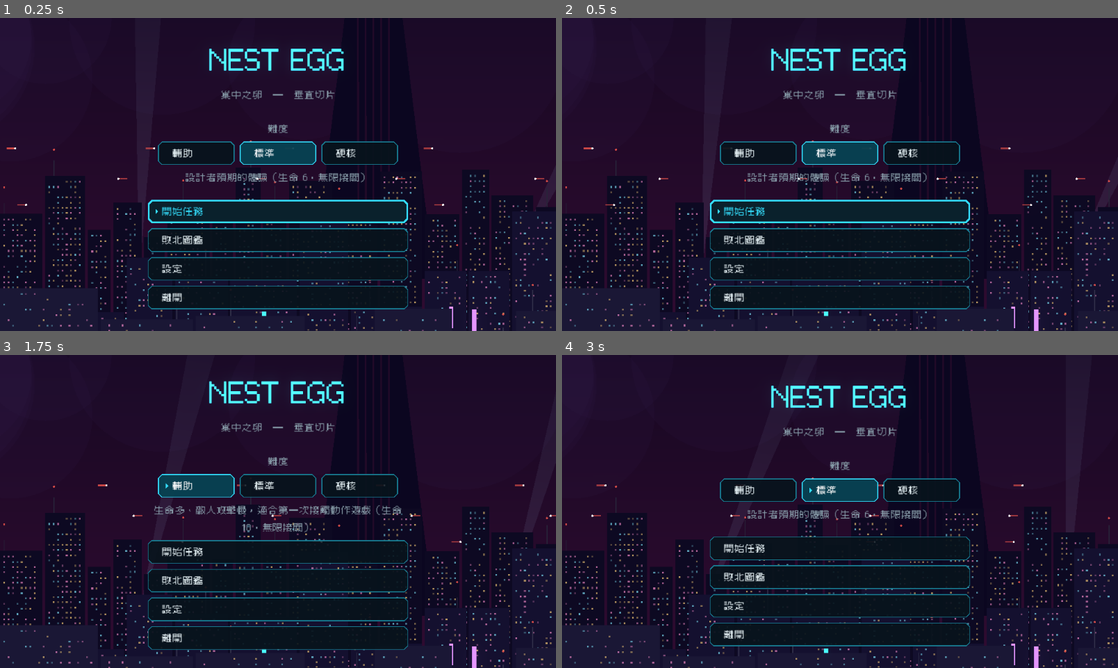
Above: before the commit, frames 1-4 (two rows, left to right).
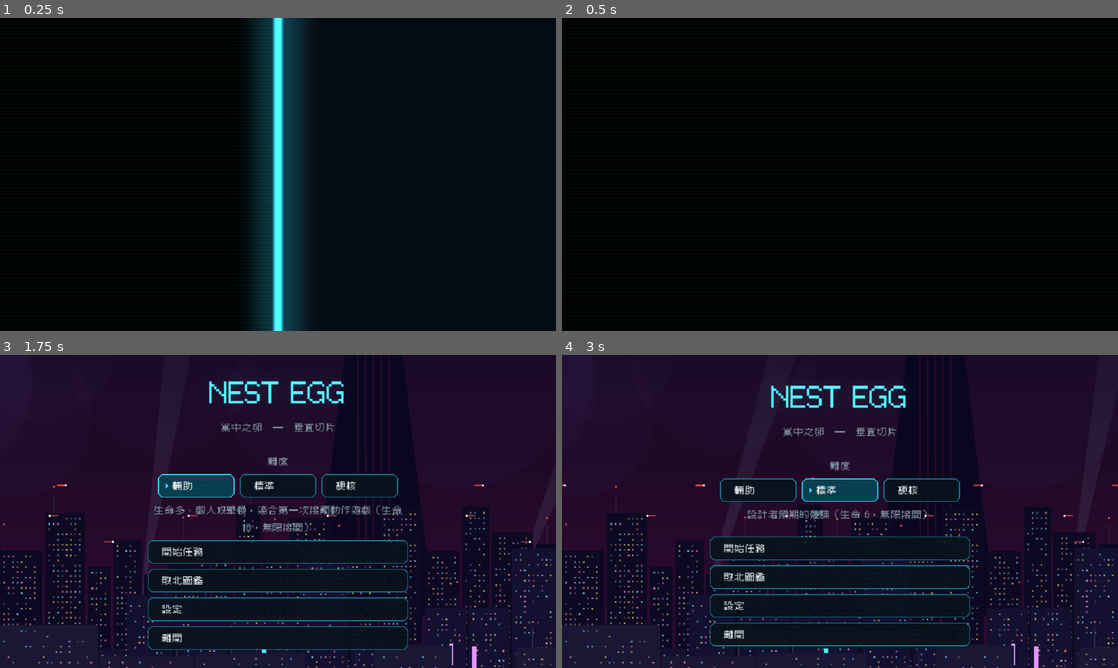
Above: after the commit, the same moments.

Repository: deadline314/Nest-Egg
Game: Godot game, scene res://scenes/main.tscn
Two runs of this game, one before a commit and one after it. Both use one fixed random seed, a clock stepped at 60 frames per second and the inputs below.
Inputs (mouse positions are in pixels of both pictures, inside the frame that each line leads up to):
- Up to frame 1 (0.25 s): no input
- Up to frame 2 (0.5 s): no input
- Up to frame 3 (1.75 s): click (194, 489) at 0.5 s, where only the run before the commit has a clickable "輔助"; click "輔助" at 1.25 s
- Up to frame 4 (3 s): click "標準" at 2 s; click "標準" at 2.75 s

The runs differ from the first frame. In frame 1, 74% of the frame differs, in the area x 0-100%, y 0-100%; in frame 2, 95%; in frame 3, 0.2%; in frame 4, 0.2%.

Commit message:
[NE-37] 加入畫面轉場系統

Diff:
--- /dev/null
+++ b/autoload/transition.gd
@@ -0,0 +1,211 @@
+extends Node
+## 畫面轉場服務：任何畫面都可以「蓋住 → 換內容 → 揭開」。
+## 用法：await Transition.play(Transition.Kind.SCAN, func() -> void: _swap_screen())
+## 轉場期間遊戲暫停、輸入鎖定；按任意鍵可加速。同時只會有一個轉場，重複呼叫時直接執行內容切換。
+## 無頭模式（測試）預設瞬間完成；測試轉場本身時把 instant 設為 false。
+
+enum Kind { FADE, FADE_WHITE, IRIS, SCAN, GLITCH, ELEVATOR, BLINDS }
+
+signal covered
+signal finished
+
+const LAYER := 100
+## 各轉場「蓋住」或「揭開」單程的預設秒數。死亡重來（GLITCH）總長 0.7 秒。
+const DEFAULT_TIME: Dictionary[int, float] = {
+	Kind.FADE: 0.45, Kind.FADE_WHITE: 0.35, Kind.IRIS: 0.5, Kind.SCAN: 0.5,
+	Kind.GLITCH: 0.35, Kind.ELEVATOR: 0.7, Kind.BLINDS: 0.45,
+}
+const SKIP_SPEED := 4.0
+const CAPTION_FADE := 0.15
+
+var instant: bool = false
+var _layer: CanvasLayer
+var _rect: ColorRect
+var _caption: Label
+var _material: ShaderMaterial
+var _active := false
+var _speed := 1.0
+var _paused_before := false
+
+
+func _ready() -> void:
+	process_mode = Node.PROCESS_MODE_ALWAYS
+	instant = DisplayServer.get_name() == "headless"
+	_layer = CanvasLayer.new()
+	_layer.layer = LAYER
+	_layer.process_mode = Node.PROCESS_MODE_ALWAYS
+	add_child(_layer)
+	var shader := load("res://ui/transition/transition.gdshader") as Shader
+	_rect = ColorRect.new()
+	_rect.set_anchors_preset(Control.PRESET_FULL_RECT)
+	_rect.mouse_filter = Control.MOUSE_FILTER_STOP
+	_rect.visible = false
+	if shader != null:
+		_material = ShaderMaterial.new()
+		_material.shader = shader
+		_rect.material = _material
+	else:
+		push_error("[Transition] 找不到轉場 shader，改用單色淡入淡出。")
+		_rect.color = Color.BLACK
+	_layer.add_child(_rect)
+	_caption = UiKit.label("", UiKit.FS_TITLE, Palette.UI_TEXT, HORIZONTAL_ALIGNMENT_CENTER)
+	_caption.set_anchors_preset(Control.PRESET_FULL_RECT)
+	_caption.vertical_alignment = VERTICAL_ALIGNMENT_CENTER
+	_caption.modulate.a = 0.0
+	_rect.add_child(_caption)
+	set_process_input(false)
+
+
+func is_active() -> bool:
+	return _active
+
+
+## 蓋住 → 執行 on_covered（換畫面）→ 揭開。on_covered 可以是會 await 的函式。
+## center 是光圈中心（0 到 1 的螢幕比例）；caption 在完全蓋住時顯示一行字。
+func play(kind: Kind, on_covered: Callable, duration := -1.0, center := Vector2(0.5, 0.5),
+		caption := "", hold := 0.0) -> void:
+	if instant or _active or not is_inside_tree():
+		await _run(on_covered)
+		return
+	kind = _resolve_kind(kind)
+	var half: float = duration if duration > 0.0 else _default_time(kind)
+	_begin()
+	await _sweep(kind, half, center, true)
+	_set_caption(caption)
+	covered.emit()
+	await _run(on_covered)
+	# 換畫面時關卡可能解除暫停；揭開前再鎖一次，揭開完才還原。
+	get_tree().paused = true
+	if hold > 0.0:
+		await _wait(hold)
+	await _sweep(kind, half, center, false)
+	_set_caption("")
+	_end()
+
+
+## 只蓋住（例如演出開頭）；之後用 reveal 揭開。
+func cover(kind: Kind, duration := -1.0, center := Vector2(0.5, 0.5), caption := "") -> void:
+	if instant or _active or not is_inside_tree():
+		return
+	kind = _resolve_kind(kind)
+	_begin()
+	await _sweep(kind, duration if duration > 0.0 else _default_time(kind), center, true)
+	_set_caption(caption)
+	covered.emit()
+	# 蓋住期間維持 _active，直到 reveal。
+
+
+func reveal(kind: Kind, duration := -1.0, center := Vector2(0.5, 0.5)) -> void:
+	if not _active:
+		return
+	kind = _resolve_kind(kind)
+	await _sweep(kind, duration if duration > 0.0 else _default_time(kind), center, false)
+	_set_caption("")
+	_end()
+
+
+## 立刻清掉轉場（場景被強制替換、或測試收尾時用）。
+func abort() -> void:
+	if not _active:
+		return
+	_set_caption("")
+	_end()
+
+
+func _input(event: InputEvent) -> void:
+	if not _active:
+		return
+	if event is InputEventKey or event is InputEventMouseButton or event is InputEventJoypadButton:
+		if event.is_pressed():
+			_speed = SKIP_SPEED
+	get_viewport().set_input_as_handled()
+
+
+func _begin() -> void:
+	_active = true
+	_speed = 1.0
+	_paused_before = get_tree().paused
+	get_tree().paused = true
+	_rect.visible = true
+	set_process_input(true)
+	_set_progress(0.0, 0.0)
+
+
+func _end() -> void:
+	_active = false
+	_rect.visible = false
+	set_process_input(false)
+	get_tree().paused = _paused_before
+	finished.emit()
+
+
+func _run(callback: Callable) -> void:
+	if callback.is_valid():
+		await callback.call()
+
+
+## 減少閃光：雜訊與閃白降級成淡入淡出。
+func _resolve_kind(kind: Kind) -> Kind:
+	if Settings.get_reduce_flashes() and (kind == Kind.GLITCH or kind == Kind.FADE_WHITE):
+		return Kind.FADE
+	return kind
+
+
+func _sweep(kind: Kind, seconds: float, center: Vector2, closing: bool) -> void:
+	_configure(kind, center, closing)
+	var from := 0.0 if closing else 1.0
+	var to := 1.0 if closing else 0.0
+	var elapsed := 0.0
+	var total := maxf(seconds, 0.01)
+	while elapsed < total:
+		var delta := get_process_delta_time() * _speed
+		elapsed += delta
+		var t := clampf(elapsed / total, 0.0, 1.0)
+		_set_progress(lerpf(from, to, _ease(t)), elapsed)
+		await get_tree().process_frame
+		if not is_inside_tree():
+			return
+	_set_progress(to, elapsed)
+
+
+func _wait(seconds: float) -> void:
+	var left := seconds
+	while left > 0.0 and is_inside_tree():
+		left -= get_process_delta_time() * _speed
+		await get_tree().process_frame
+
+
+static func _default_time(kind: Kind) -> float:
+	return DEFAULT_TIME.get(kind, 0.5)
+
+
+static func _ease(t: float) -> float:
+	return t * t * (3.0 - 2.0 * t)
+
+
+func _configure(kind: Kind, center: Vector2, closing: bool) -> void:
+	if _material == null:
+		return
+	_material.set_shader_parameter(&"kind", int(kind))
+	_material.set_shader_parameter(&"center", center)
+	_material.set_shader_parameter(&"flip", 0.0 if closing else 1.0)
+	_material.set_shader_parameter(&"seed", randf() * 10.0)
+	var tint := Color.WHITE if kind == Kind.FADE_WHITE else Color.BLACK
+	_material.set_shader_parameter(&"tint", tint)
+	_material.set_shader_parameter(&"accent", Palette.MAGENTA if kind == Kind.GLITCH else Palette.CYAN)
+	var size := _rect.get_viewport_rect().size
+	_material.set_shader_parameter(&"aspect", size.x / maxf(size.y, 1.0))
+
+
+func _set_progress(progress: float, time_s: float) -> void:
+	if _material != null:
+		_material.set_shader_parameter(&"progress", progress)
+		_material.set_shader_parameter(&"time_s", time_s)
+	else:
+		_rect.color = Color(0, 0, 0, progress)
+
+
+func _set_caption(text: String) -> void:
+	_caption.text = text
+	var tween := create_tween()
+	tween.tween_property(_caption, "modulate:a", 1.0 if text != "" else 0.0, CAPTION_FADE)
--- a/game/level/level.gd
+++ b/game/level/level.gd
@@ -21,6 +21,8 @@
 var player: Player
 var camera: LevelCamera
 var hud: Hud
+## 玩家死亡後為 true（Main 據此選擇重來的轉場）。
+var died := false
 
 var _layout: LevelLayout
 var _world: Node2D
@@ -525,6 +527,7 @@
 	if _finished:
 		return
 	_finished = true
+	died = true
 	_close_menus()
 	var card := DefeatCodex.unlock(cause)
 	var can_continue := GameState.register_death()
--- a/game/main.gd
+++ b/game/main.gd
@@ -3,6 +3,8 @@
 ## 同一時間只存在一個畫面；切換時舊畫面完整釋放，避免記憶體累積。
 
 const FIRST_LEVEL := "res://data/levels/level_01.tres"
+const RETRY_CAPTION := "回溯 #%d"
+const RETRY_HOLD := 0.22
 
 var _screen: Node
 ## 目前這一關的資料路徑（重試會重載同一關；通關後依 LevelData.next_level 接續）。
@@ -14,7 +16,13 @@
 	_show_main_menu()
 
 
-func _switch_to(screen: Node) -> void:
+## 換畫面：用轉場蓋住 → 釋放舊畫面並加入新畫面 → 揭開。
+func _switch_to(screen: Node, kind := Transition.Kind.FADE, center := Vector2(0.5, 0.5),
+		caption := "", hold := 0.0) -> void:
+	await Transition.play(kind, _swap_screen.bind(screen), -1.0, center, caption, hold)
+
+
+func _swap_screen(screen: Node) -> void:
 	if is_instance_valid(_screen):
 		remove_child(_screen)
 		_screen.queue_free()
@@ -28,16 +36,16 @@
 	var menu := MainMenu.new()
 	menu.start_requested.connect(_on_start_requested, CONNECT_DEFERRED)
 	menu.quit_requested.connect(get_tree().quit, CONNECT_DEFERRED)
-	_switch_to(menu)
+	_switch_to(menu, Transition.Kind.SCAN)
 
 
 func _on_start_requested(difficulty: DifficultyData) -> void:
 	GameState.start_new_run(difficulty)
 	_level_path = FIRST_LEVEL
-	_load_level()
+	_load_level(Transition.Kind.SCAN)
 
 
-func _load_level() -> void:
+func _load_level(kind := Transition.Kind.IRIS, caption := "", hold := 0.0) -> void:
 	var data: LevelData = load(_level_path) as LevelData if ResourceLoader.exists(_level_path) else null
 	if data == null:
 		push_error("[Main] 無法載入關卡：%s" % _level_path)
@@ -45,10 +53,18 @@
 		return
 	var level := Level.new()
 	level.configure(data)
-	level.retry_requested.connect(_load_level, CONNECT_DEFERRED)
+	level.retry_requested.connect(_on_retry_requested.bind(level), CONNECT_DEFERRED)
 	level.menu_requested.connect(_show_main_menu, CONNECT_DEFERRED)
 	level.completed.connect(_on_level_completed.bind(data), CONNECT_DEFERRED)
-	_switch_to(level)
+	_switch_to(level, kind, Vector2(0.5, 0.5), caption, hold)
+
+
+## 死亡後重來用雜訊溶解並標示回溯編號；暫停選單的「從檢查點重來」用光圈。
+func _on_retry_requested(level: Level) -> void:
+	if is_instance_valid(level) and level.died:
+		_load_level(Transition.Kind.GLITCH, RETRY_CAPTION % GameState.deaths, RETRY_HOLD)
+	else:
+		_load_level(Transition.Kind.IRIS)
 
 
 ## 過關：有下一關就接續（帶著成長與裝備），否則進入結算畫面。下一關讀不到時退回結算，不會卡住。
@@ -56,7 +72,7 @@
 	if not data.next_level.is_empty() and ResourceLoader.exists(data.next_level):
 		_level_path = data.next_level
 		GameState.enter_level()
-		_load_level()
+		_load_level(Transition.Kind.ELEVATOR)
 	else:
 		if not data.next_level.is_empty():
 			push_error("[Main] 找不到下一關：%s，直接進入結算。" % data.next_level)
@@ -67,4 +83,4 @@
 	var screen := VictoryScreen.new()
 	screen.replay_requested.connect(_on_start_requested.bind(GameState.difficulty), CONNECT_DEFERRED)
 	screen.menu_requested.connect(_show_main_menu, CONNECT_DEFERRED)
-	_switch_to(screen)
+	_switch_to(screen, Transition.Kind.BLINDS)
--- a/project.godot
+++ b/project.godot
@@ -25,6 +25,7 @@
 Sfx="*res://autoload/sfx.gd"
 Fx="*res://autoload/fx.gd"
 ProjectilePool="*res://autoload/projectile_pool.gd"
+Transition="*res://autoload/transition.gd"
 
 [display]
 
--- a/tests/smoke_test.gd
+++ b/tests/smoke_test.gd
@@ -63,7 +63,7 @@
 	return [
 		PropsSuite.new(self), NewEnemiesSuite.new(self), CollectiblesSuite.new(self),
 		ProgressionSuite.new(self), SupplySuite.new(self), ReclaimerSuite.new(self),
-		Chapter2Suite.new(self), UiKitSuite.new(self),
+		Chapter2Suite.new(self), UiKitSuite.new(self), TransitionSuite.new(self),
 	]
 
 
--- /dev/null
+++ b/tests/suite/test_transition.gd
@@ -0,0 +1,113 @@
+class_name TransitionSuite
+extends TestSuite
+## 畫面轉場（NE-37）：六種轉場都能完成、換內容只執行一次、輸入鎖定與暫停還原、
+## 死亡重來不超過 1 秒、減少閃光時降級、不殘留節點。
+
+
+func run() -> void:
+	await _test_all_kinds()
+	await _test_pause_state()
+	await _test_skip()
+	await _test_retry_duration()
+	await _test_reduced_flashes()
+	await _test_busy_fallback()
+	await _test_no_leaks()
+
+
+func _enable() -> void:
+	Transition.instant = false
+
+
+func _disable() -> void:
+	Transition.instant = DisplayServer.get_name() == "headless"
+	Transition.abort()
+
+
+func _test_all_kinds() -> void:
+	_enable()
+	for kind in Transition.Kind.values():
+		var calls := [0]
+		var state := {"active_inside": false}
+		await Transition.play(kind, func() -> void:
+			calls[0] += 1
+			state["active_inside"] = Transition.is_active(), 0.06)
+		check(calls[0] == 1, "轉場 %s 只執行一次內容切換" % Transition.Kind.keys()[kind])
+		check(state["active_inside"], "轉場 %s 在換內容時仍是作用中" % Transition.Kind.keys()[kind])
+		check(not Transition.is_active(), "轉場 %s 結束後解除" % Transition.Kind.keys()[kind])
+	_disable()
+
+
+func _test_pause_state() -> void:
+	_enable()
+	var tree := runner.get_tree()
+	tree.paused = false
+	var inside := [false]
+	await Transition.play(Transition.Kind.FADE, func() -> void:
+		inside[0] = tree.paused
+		tree.paused = false, 0.05)
+	check(inside[0], "轉場期間遊戲暫停")
+	check(not tree.paused, "轉場結束後還原成未暫停")
+	tree.paused = true
+	await Transition.play(Transition.Kind.FADE, Callable(), 0.05)
+	check(tree.paused, "原本暫停時，轉場結束後仍然暫停")
+	tree.paused = false
+	_disable()
+
+
+func _test_skip() -> void:
+	_enable()
+	var start := Time.get_ticks_msec()
+	var press := InputEventKey.new()
+	press.pressed = true
+	press.keycode = KEY_SPACE
+	var task := func() -> void: await Transition.play(Transition.Kind.ELEVATOR, Callable(), 2.0)
+	task.call()
+	await runner.get_tree().process_frame
+	Input.parse_input_event(press)
+	await Transition.finished
+	var elapsed := float(Time.get_ticks_msec() - start) / 1000.0
+	check(elapsed < 3.0, "按鍵可以加速轉場（%.2f 秒，原本 4 秒）" % elapsed)
+	_disable()
+
+
+func _test_retry_duration() -> void:
+	_enable()
+	var start := Time.get_ticks_msec()
+	await Transition.play(Transition.Kind.GLITCH, Callable(), -1.0, Vector2(0.5, 0.5), "回溯 #1", 0.22)
+	var elapsed := float(Time.get_ticks_msec() - start) / 1000.0
+	check(elapsed < 1.0, "死亡重來的轉場不超過 1 秒（%.2f 秒）" % elapsed)
+	_disable()
+
+
+func _test_reduced_flashes() -> void:
+	_enable()
+	var previous := Settings.get_reduce_flashes()
+	Settings.set_reduce_flashes(true)
+	check(Transition._resolve_kind(Transition.Kind.GLITCH) == Transition.Kind.FADE, "減少閃光時雜訊降級為淡入淡出")
+	check(Transition._resolve_kind(Transition.Kind.FADE_WHITE) == Transition.Kind.FADE, "減少閃光時閃白降級為淡入淡出")
+	check(Transition._resolve_kind(Transition.Kind.SCAN) == Transition.Kind.SCAN, "其他轉場不受影響")
+	Settings.set_reduce_flashes(previous)
+	_disable()
+
+
+func _test_busy_fallback() -> void:
+	_enable()
+	var first := func() -> void: await Transition.play(Transition.Kind.FADE, Callable(), 0.15)
+	first.call()
+	await runner.get_tree().process_frame
+	var ran := [false]
+	await Transition.play(Transition.Kind.SCAN, func() -> void: ran[0] = true)
+	check(ran[0], "轉場進行中再次呼叫時，內容仍會切換（不吞掉）")
+	await Transition.finished
+	_disable()
+
+
+func _test_no_leaks() -> void:
+	_enable()
+	var before := runner.get_tree().get_node_count()
+	for i in 6:
+		await Transition.play(Transition.Kind.GLITCH, Callable(), 0.03, Vector2(0.5, 0.5), "回溯 #%d" % i)
+	await runner.get_tree().process_frame
+	var after := runner.get_tree().get_node_count()
+	check(after <= before + 2, "重複轉場不累積節點（%d → %d）" % [before, after])
+	_disable()
--- a/tools/screenshot.gd
+++ b/tools/screenshot.gd
@@ -1,7 +1,7 @@
 extends Node
 ## 開發工具：自動擷取遊戲畫面（檢查美術、光影、UI 排版用）。
 ## 用法：godot res://tools/screenshot.tscn -- --out=/絕對路徑/資料夾 [--scenario=名稱]
-## 情境：all（預設）、ui、settings、mouse_aim、block、story、story_ch2、chapter2、collectibles、progression、supply、reclaimer、props、new_enemies、dynamic_hud、weapons、reload、consumables、story_items、inventory、lighting、postfx、brightness、quality、combat_light、normals
+## 情境：all（預設）、flow、transition、ui、settings、mouse_aim、block、story、story_ch2、chapter2、collectibles、progression、supply、reclaimer、props、new_enemies、dynamic_hud、weapons、reload、consumables、story_items、inventory、lighting、postfx、brightness、quality、combat_light、normals
 ## 需要可渲染的環境（有 GPU 或軟體 Vulkan / OpenGL）。
 
 const LEVEL_PATH := "res://data/levels/level_01.tres"
@@ -24,6 +24,14 @@
 	add_child(LightKit.create_environment())
 	# 劇情演出會暫停遊戲並蓋住畫面；只有 story 情境需要拍到演出。
 	Story.auto_skip = _scenario != "story" and _scenario != "story_ch2"
+	if _scenario == "flow":
+		await _run_flow()
+		get_tree().quit()
+		return
+	if _scenario == "transition":
+		await _run_transition()
+		get_tree().quit()
+		return
 	if _scenario == "ui":
 		await _run_ui()
 		get_tree().quit()
@@ -1184,6 +1192,49 @@
 	_capture("settings_bindings")
 	settings._cancel_capture()
 	settings.queue_free()
+
+
+## 真實流程：主選單 → 開始（掃描線）→ 關卡，確認轉場結束後遊戲恢復運作。
+func _run_flow() -> void:
+	Transition.instant = false
+	var main: Node = (load("res://scenes/main.tscn") as PackedScene).instantiate()
+	add_child(main)
+	await _settle(2)
+	while Transition.is_active() or Engine.get_frames_drawn() < 20:
+		await _settle(2)
+	await _settle(10)
+	main._on_start_requested(GameState.difficulties[1])
+	await _wait(0.3)
+	_capture("flow_scan_mid")
+	await _wait(1.0)
+	while Transition.is_active():
+		await _settle(2)
+	print("flow: paused=%s active=%s" % [get_tree().paused, Transition.is_active()])
+	_capture("flow_level")
+	main.queue_free()
+
+
+## 六種轉場的中途畫面（固定在 55% 進度，蓋住與揭開各拍一張）。
+func _run_transition() -> void:
+	var menu := MainMenu.new()
+	add_child(menu)
+	await _settle(20)
+	Transition.instant = false
+	Transition._rect.visible = true
+	for kind in Transition.Kind.values():
+		Transition._configure(kind, Vector2(0.5, 0.55), true)
+		Transition._set_progress(0.55, 0.37)
+		if kind == Transition.Kind.GLITCH:
+			Transition._set_caption("回溯 #3")
+			await _settle(12)
+		await _settle(3)
+		_capture("transition_%d_%s" % [kind, Transition.Kind.keys()[kind].to_lower()])
+		if kind == Transition.Kind.GLITCH:
+			Transition._set_caption("")
+			await _settle(12)
+	Transition._set_caption("")
+	Transition._rect.visible = false
+	menu.queue_free()
 
 
 ## 介面元件展示 + 各畫面截圖。
--- /dev/null
+++ b/ui/transition/transition.gdshader
@@ -0,0 +1,98 @@
+shader_type canvas_item;
+// 全螢幕轉場：progress 0 = 完全看得到畫面，1 = 完全蓋住。
+// 蓋住與揭開共用同一個式子；flip 讓掃描線在揭開時繼續往同一個方向前進。
+render_mode unshaded;
+
+uniform sampler2D screen_tex : hint_screen_texture, filter_nearest, repeat_disable;
+uniform int kind = 0;
+uniform float progress : hint_range(0.0, 1.0) = 0.0;
+uniform float flip = 0.0;
+uniform vec2 center = vec2(0.5, 0.5);
+uniform vec4 tint : source_color = vec4(0.0, 0.0, 0.0, 1.0);
+uniform vec4 accent : source_color = vec4(0.21, 0.88, 1.0, 1.0);
+uniform float time_s = 0.0;
+uniform float aspect = 1.7778;
+uniform float seed = 1.0;
+
+float hash(vec2 p) {
+	return fract(sin(dot(p, vec2(127.1, 311.7)) + seed * 7.31) * 43758.5453);
+}
+
+void fragment() {
+	vec2 uv = UV;
+	vec4 base = textureLod(screen_tex, SCREEN_UV, 0.0);
+	vec4 col = base;
+	float p = progress;
+
+	if (kind == 0 || kind == 1) {
+		// 淡入淡出（黑或白）
+		col = mix(base, tint, p);
+	} else if (kind == 2) {
+		// 光圈：圓形從 center 縮小。
+		vec2 d = (uv - center) * vec2(aspect, 1.0);
+		vec2 far = max(center, vec2(1.0) - center) * vec2(aspect, 1.0);
+		float r = (1.0 - p) * length(far);
+		float dist = length(d);
+		float m = smoothstep(r, r + 0.012, dist);
+		col = mix(base, tint, m);
+		float ring = smoothstep(0.012, 0.0, abs(dist - r)) * step(0.001, p) * step(p, 0.999);
+		col.rgb += accent.rgb * ring * 0.6;
+	} else if (kind == 3) {
+		// 掃描線：亮線掃過，線左邊是蓋住的部分。
+		float x = mix(uv.x, 1.0 - uv.x, flip);
+		float edge = p * 1.04 - 0.02;
+		float covered = step(x, edge);
+		col = mix(base, tint, covered);
+		float line = smoothstep(0.012, 0.0, abs(x - edge)) * step(0.001, p) * step(p, 0.999);
+		float halo = smoothstep(0.08, 0.0, abs(x - edge)) * 0.25 * step(0.001, p) * step(p, 0.999);
+		col.rgb += accent.rgb * (line * 1.4 + halo);
+		// 蓋住的部分有淡淡的橫向掃描紋。
+		col.rgb += covered * accent.rgb * 0.03 * step(0.5, fract(uv.y * 90.0));
+	} else if (kind == 4) {
+		// 雜訊溶解：橫向切片位移、色散、數位方塊逐漸蓋住。
+		float strength = sin(clamp(p, 0.0, 1.0) * 3.14159);
+		float row = floor(uv.y * 48.0);
+		float tick = floor(time_s * 24.0);
+		float slice = (hash(vec2(row, tick)) - 0.5) * 0.35 * strength;
+		float jitter = step(0.82, hash(vec2(row * 1.7, tick + 3.0)));
+		float off = slice * (0.4 + jitter * 2.0);
+		float r = textureLod(screen_tex, SCREEN_UV + vec2(off * 1.3, 0.0), 0.0).r;
+		float g = textureLod(screen_tex, SCREEN_UV + vec2(off, 0.0), 0.0).g;
+		float b = textureLod(screen_tex, SCREEN_UV + vec2(off * 0.7, 0.0), 0.0).b;
+		col = vec4(r, g, b, 1.0);
+		vec2 block = floor(uv * vec2(64.0, 36.0));
+		float h = hash(block);
+		float covered = step(h, p * 1.15 - 0.1);
+		vec3 noise = mix(tint.rgb, accent.rgb, step(0.93, hash(block + tick)));
+		noise = mix(noise, vec3(1.0, 0.18, 0.53), step(0.97, hash(block - tick)));
+		col.rgb = mix(col.rgb, noise, covered);
+		col.rgb += (1.0 - covered) * strength * 0.06 * step(0.5, fract(uv.y * 120.0));
+	} else if (kind == 5) {
+		// 電梯門：左右兩扇金屬門往中間關上。
+		float half_open = 0.5 * p;
+		float left_edge = half_open;
+		float right_edge = 1.0 - half_open;
+		bool in_left = uv.x < left_edge;
+		bool in_right = uv.x > right_edge;
+		if (in_left || in_right) {
+			float t = in_left ? uv.x / max(left_edge, 0.001) : (1.0 - uv.x) / max(half_open, 0.001);
+			vec3 metal = vec3(0.07, 0.09, 0.11) + 0.05 * sin(uv.y * 3.0 + t * 2.0) + 0.03 * step(0.5, fract(uv.x * 40.0));
+			float edge_line = smoothstep(0.02, 0.0, abs(uv.x - (in_left ? left_edge : right_edge)));
+			metal += accent.rgb * edge_line * 0.9;
+			col = vec4(metal, 1.0);
+		}
+		// 門縫透出的光
+		float seam = smoothstep(0.02, 0.0, abs(uv.x - 0.5)) * step(0.995, p);
+		col.rgb += accent.rgb * seam * 0.6;
+	} else {
+		// 百葉：橫向葉片依序闔上。
+		float bars = 14.0;
+		float t = fract(uv.y * bars);
+		float local = clamp(p * 1.25 - floor(uv.y * bars) / bars * 0.25, 0.0, 1.0);
+		float covered = step(t, local);
+		col = mix(base, tint, covered);
+		float edge = smoothstep(0.08, 0.0, abs(t - local)) * step(0.001, local) * step(local, 0.999);
+		col.rgb += accent.rgb * edge * 0.35;
+	}
+	COLOR = vec4(col.rgb, 1.0);
+}
Not shown, added: autoload/transition.gd.uid
Not shown, added: pm/Nest-Egg/images/NE-35-codex.png.import
Not shown, added: pm/Nest-Egg/images/NE-35-inventory.png.import
Not shown, added: pm/Nest-Egg/images/NE-35-kit-showcase.png.import
Not shown, added: pm/Nest-Egg/images/NE-35-main-menu.png.import
Not shown, added: pm/Nest-Egg/images/NE-35-settings.png.import
Binary file added: pm/Nest-Egg/images/NE-37-scan-in-game-start.png
Binary file added: pm/Nest-Egg/images/NE-37-transitions.png
Not shown, added: tests/suite/test_transition.gd.uid
Not shown, added: ui/transition/transition.gdshader.uid
Not shown, changed: pm/Nest-Egg/[NE-37]加入畫面轉場系統.md
